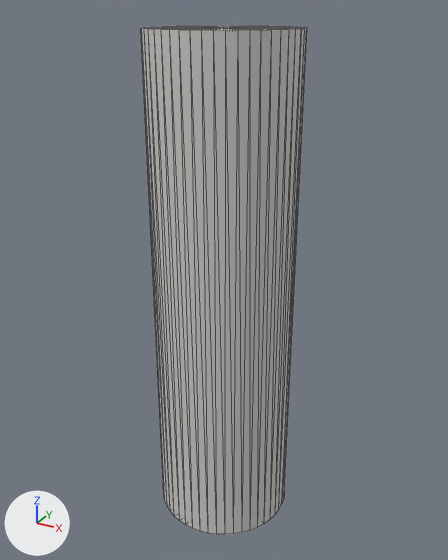
The glTF model lot10/details/6bafe032b183fad2e6bac2270076889379c29de4156227c574c0631ed06da7f2.glb, before and after one commit.
Camera for both pictures: a 50 mm lens placed at (16.879, -4.258, 0.051), pointed at (15.991, -2.643, -0.757). Lighting does not change. The marker at lower left points along +X, +Y and +Z. The first picture is the older version. Mesh edges are drawn as thin lines. Vertices at exactly the same position are counted once.

Before the edit, the objects in view are built like this:
```python
me_fd_l10_ftg_b2_10 = bpy.data.meshes.new('FD-L10-FTG-B2-10')
me_fd_l10_ftg_b2_10.from_pydata(...)  # 194 vertices, 384 faces; spans x 15.77..16.23, y -2.88..-2.43, z -1.6..0.0
me_fd_l10_ftg_b2_10.materials.append(mat_footing)  # light grey #cececb
ob_fd_l10_ftg_b2_10 = bpy.data.objects.new('FD-L10-FTG-B2-10', me_fd_l10_ftg_b2_10)
ob_fd_l10_ftg_b2_10.location = (0.0, 0.0, 0.0)
```
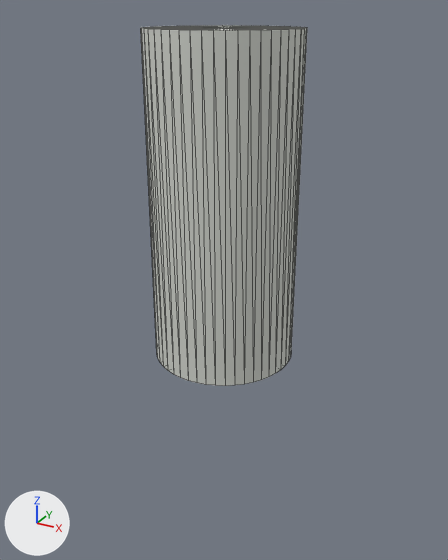
What differs and where, as boxes (x1, y1, x2, y2) in the pictures (448 x 560 px; the box of a moved part takes in the faces that stretch with it):
'FD-L10-FTG-B2-10', reshaped (29% shorter)
    before: (141, 25, 307, 534)
    after: (141, 25, 307, 386)
part 1 of me_fd_l10_ftg_b2_10, moved or reshaped
    before: (143, 28, 306, 534)
    after: (143, 28, 306, 386)

What the commit changed:
me_fd_l10_ftg_b2_10 is used by ob_fd_l10_ftg_b2_10; location (0.0, 0.0, 0.0).
me_fd_l10_ftg_b2_10 had 194 vertices, 384 faces and spanned x 15.77..16.23, y -2.88..-2.43, z -1.6..0.0.
me_fd_l10_ftg_b2_10 now has 194 vertices, 384 faces and spans x 15.77..16.23, y -2.88..-2.43, z -1.0..0.0.
me_fd_l10_ftg_b2_10 part 1: all 98 vertices in x 15.77..16.23, y -2.88..-2.43, z -1.6..-1.5 are moved by (0.0, 0.0, 0.6).
